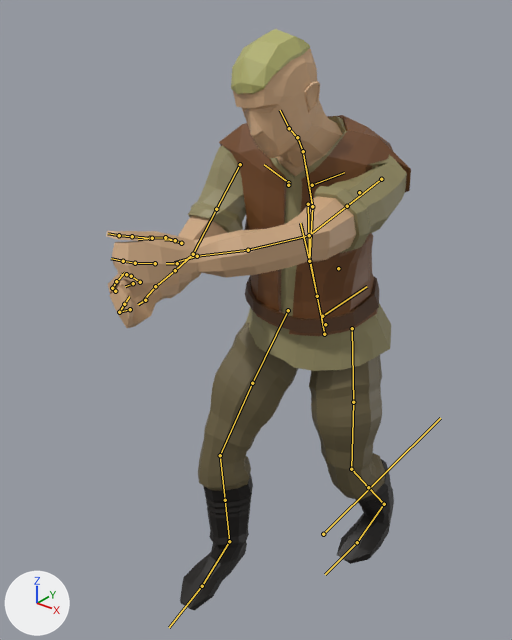
The FBX model ThePathToValhalla01/Assets/Models/Main character/Complete models ver. 19.04/main_character_heavyAttack_30fps.fbx: old version first, new version second.
Both versions are drawn from a 50 mm camera at (1.057, -1.72, 1.842) aimed at (-0.07, -0.311, 0.968). Every picture has the same lights, and +X, +Y and +Z are marked at lower left. Both versions are drawn at frame 22 of the action 'rig|rigAction.001'; the numbers are the values there. The bones that bend it are drawn over the model as lines.

The first picture shows 'male'.
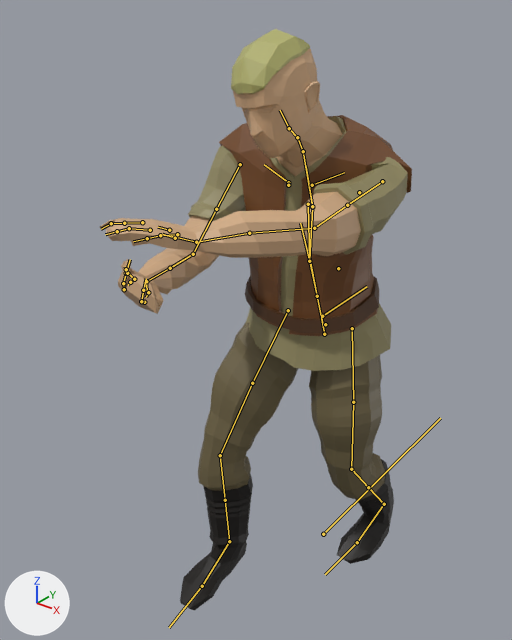
Boxes [x1, y1, x2, y2] around the edits, measured in the pictures (512 x 640 px):
'male', posed: before [106, 29, 411, 610]; after [100, 29, 412, 610]
bone 'DEF-upper_arm.L', root to tip: before (381, 179) to (347, 206); after (382, 181) to (347, 205)
bone 'DEF-upper_arm.L.001', root to tip: before (347, 206) to (309, 235); after (347, 205) to (314, 228)
bone 'DEF-forearm.L', root to tip: before (309, 235) to (248, 250); after (314, 228) to (249, 233)
bone 'DEF-forearm.L.001', root to tip: before (248, 250) to (197, 256); after (249, 233) to (196, 242)
bone 'DEF-hand.L', root to tip: before (197, 256) to (174, 262); after (196, 242) to (171, 236)
bone 'DEF-forearm.R', root to tip: before (193, 254) to (175, 270); after (193, 254) to (170, 268)
bone 'DEF-forearm.R.001', root to tip: before (175, 270) to (155, 286); after (170, 268) to (146, 281)
bone 'DEF-hand.R', root to tip: before (155, 286) to (143, 301); after (146, 281) to (147, 294)

Edits to the bpy script that builds the scene:
```text
Change bone_def_upper_arm_l:
    where bone_def_upper_arm_l = bpy.data.objects['rig'].pose.bones['DEF-upper_arm.L']  # child of 'ORG-shoulder.L'
    bone_def_upper_arm_l.location: (0.0, 0.0, 0.0) -> (0.0, 0.003, 0.047)
    bone_def_upper_arm_l.rotation_quaternion: (0.581, 0.605, -0.052, -0.541) -> (0.562, 0.658, -0.065, -0.497)  # degrees (71, 36, -59) -> degrees (81, 36, -52)
    bone_def_upper_arm_l.scale: (0.97, 1.06, 0.97) -> (0.94, 1.12, 0.95)
Change bone_def_upper_arm_l_001:
    where bone_def_upper_arm_l_001 = bpy.data.objects['rig'].pose.bones['DEF-upper_arm.L.001']  # child of 'DEF-upper_arm.L'
    bone_def_upper_arm_l_001.rotation_quaternion: (0.999, 0.0, 0.049, 0.0) -> (0.998, -0.017, 0.06, -0.011)  # degrees (0, 6, 0) -> degrees (-2, 7, -1)
    bone_def_upper_arm_l_001.scale: (1.0, 1.0, 1.0) -> (1.1, 0.83, 1.1)
Change bone_def_forearm_l:
    where bone_def_forearm_l = bpy.data.objects['rig'].pose.bones['DEF-forearm.L']  # child of 'DEF-upper_arm.L.001'
    bone_def_forearm_l.rotation_quaternion: (0.969, -0.039, 0.022, -0.242) -> (0.967, 0.005, 0.054, -0.251)  # degrees (-5, 1, -28) -> degrees (-1, 6, -29)
    bone_def_forearm_l.scale: (0.96, 1.09, 0.97) -> (0.93, 1.18, 0.92)
Change bone_def_forearm_l_001:
    where bone_def_forearm_l_001 = bpy.data.objects['rig'].pose.bones['DEF-forearm.L.001']  # child of 'DEF-forearm.L'
    bone_def_forearm_l_001.rotation_quaternion: (0.978, -0.003, -0.145, -0.15) -> (0.985, -0.042, 0.083, -0.144)  # degrees (2, -17, -18) -> degrees (-6, 9, -17)
Change bone_def_hand_l:
    where bone_def_hand_l = bpy.data.objects['rig'].pose.bones['DEF-hand.L']  # child of 'DEF-forearm.L.001'
    bone_def_hand_l.rotation_quaternion: (0.936, 0.207, -0.149, 0.241) -> (0.944, 0.158, 0.063, 0.284)  # degrees (20, -22, 25) -> degrees (20, 2, 34)
    bone_def_hand_l.scale: (0.98, 1.08, 0.96) -> (1.01, 1.08, 0.94)
Change bone_def_forearm_r:
    where bone_def_forearm_r = bpy.data.objects['rig'].pose.bones['DEF-forearm.R']  # child of 'DEF-upper_arm.R.001'
    bone_def_forearm_r.rotation_quaternion: (0.919, 0.216, 0.008, 0.33) -> (0.928, 0.245, 0.022, 0.279)  # degrees (24, -7, 38) -> degrees (28, -5, 32)
    bone_def_forearm_r.scale: (0.99, 1.03, 0.99) -> (1.01, 0.98, 1.01)
Change bone_def_forearm_r_001:
    where bone_def_forearm_r_001 = bpy.data.objects['rig'].pose.bones['DEF-forearm.R.001']  # child of 'DEF-forearm.R'
    bone_def_forearm_r_001.rotation_quaternion: (0.957, 0.011, 0.291, -0.02) -> (0.924, 0.01, 0.381, -0.022)  # degrees (1, 34, -2) -> degrees (0, 45, -3)
Change bone_def_hand_r:
    where bone_def_hand_r = bpy.data.objects['rig'].pose.bones['DEF-hand.R']  # child of 'DEF-forearm.R.001'
    bone_def_hand_r.rotation_quaternion: (0.95, 0.059, 0.294, -0.088) -> (0.915, -0.18, 0.362, 0.004)  # degrees (4, 35, -9) -> degrees (-26, 42, -10)
    bone_def_hand_r.scale: (0.94, 1.14, 0.93) -> (0.92, 1.16, 0.96)
```
